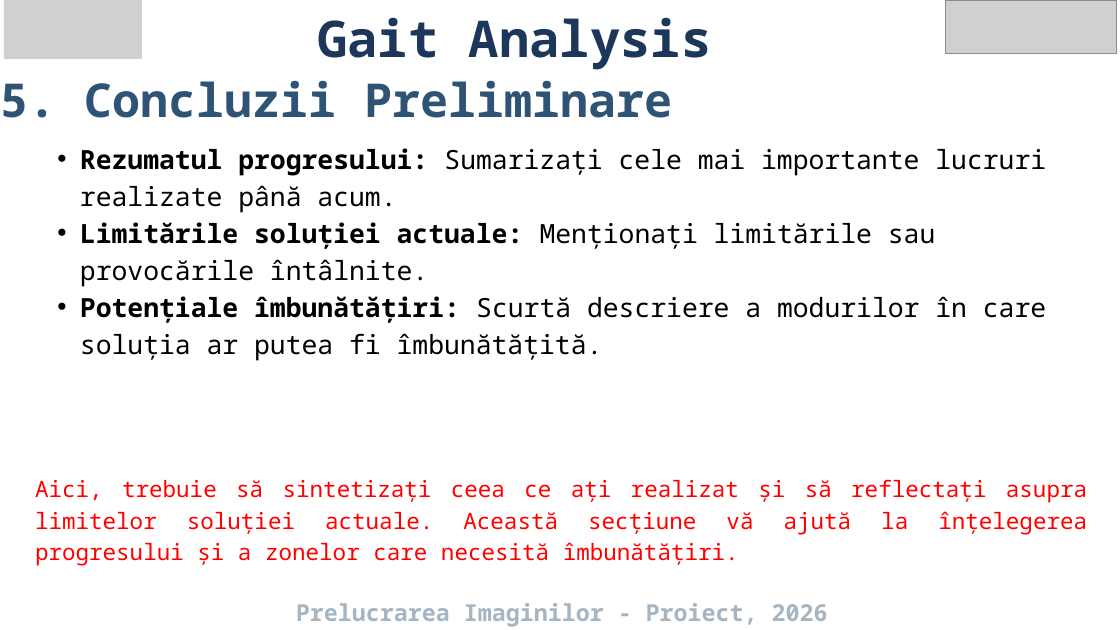
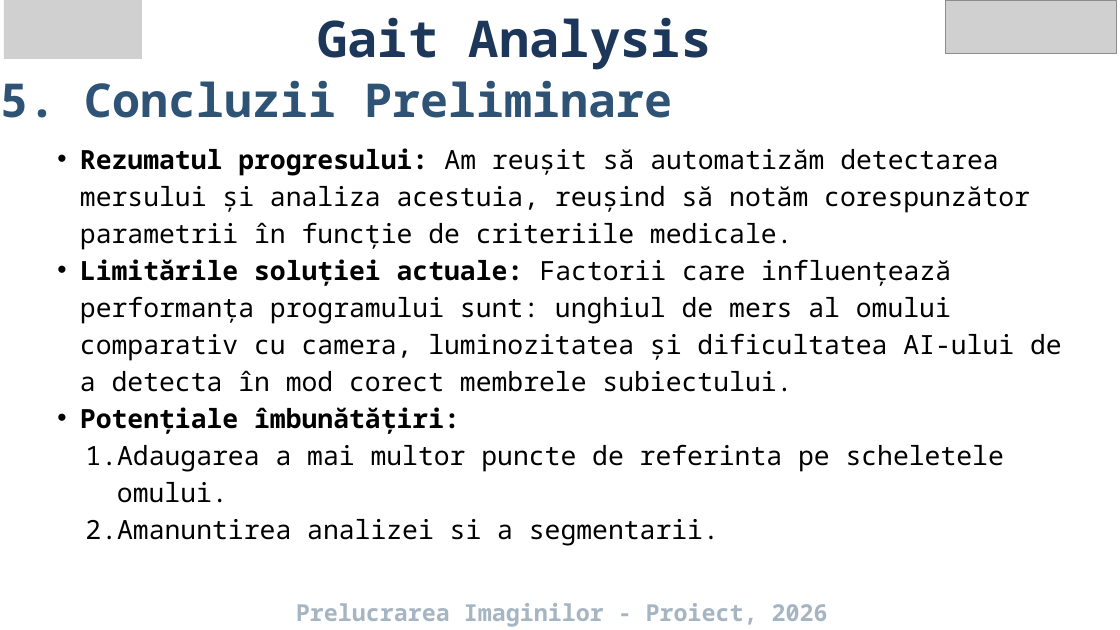
Before and after one commit to SaltieSaltie/Gait-Analysis_PI_Project, a slide deck: slide 10 of Resources/Gait Analysis.pptx (slide 7 before the commit). Drawn at 1120x630 pixels with LibreOffice and Linux fonts; fonts in the diff are those of the drawing; grey boxes stand for pictures. Boxes give left, top, right and bottom in pixels: in the first picture for what was removed or moved away, otherwise in the second. Text is boxed around its words. In the diff, an @@ line names an element or a change of style, - is before the commit and + after.

```diff
--- a/Resources/Gait Analysis.pptx
+++ b/Resources/Gait Analysis.pptx
@@ text at (80, 148, 1062, 546): text changed @@
-  • Rezumatul progresului: Sumarizați cele mai importante lucruri realizate până acum.
-  • Limitările soluției actuale: Menționați limitările sau provocările întâlnite.
-  • Potențiale îmbunătățiri: Scurtă descriere a modurilor în care soluția ar putea fi îmbunătățită.
-Aici, trebuie să sintetizați ceea ce ați realizat și să reflectați asupra limitelor soluției actuale. Această secțiune vă ajută la înțelegerea progresului și a zonelor care necesită îmbunătățiri.
+  • Rezumatul progresului: Am reușit să automatizăm detectarea mersului și analiza acestuia, reușind să notăm corespunzător parametrii în funcție de criteriile medicale.
+  • Limitările soluției actuale: Factorii care influențează performanța programului sunt: unghiul de mers al omului comparativ cu camera, luminozitatea și dificultatea AI-ului de a detecta în mod corect membrele subiectului.
+  • Potențiale îmbunătățiri:
+    1. Adaugarea a mai multor puncte de referinta pe scheletele omului.
+    2. Amanuntirea analizei si a segmentarii.
```
Also in this commit, not shown: 7 other slides changed, 3 slides added, 1 other file.
